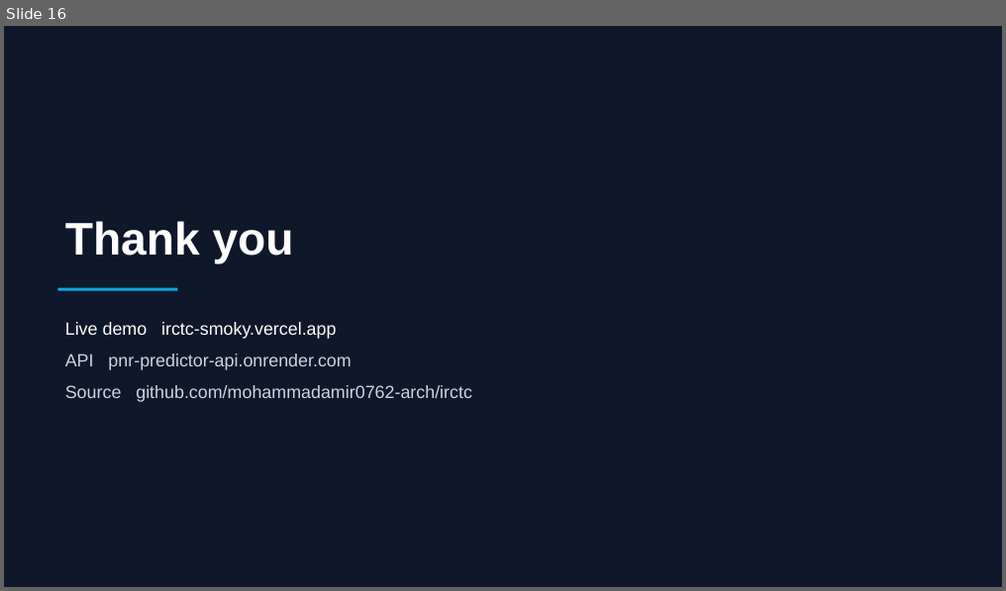
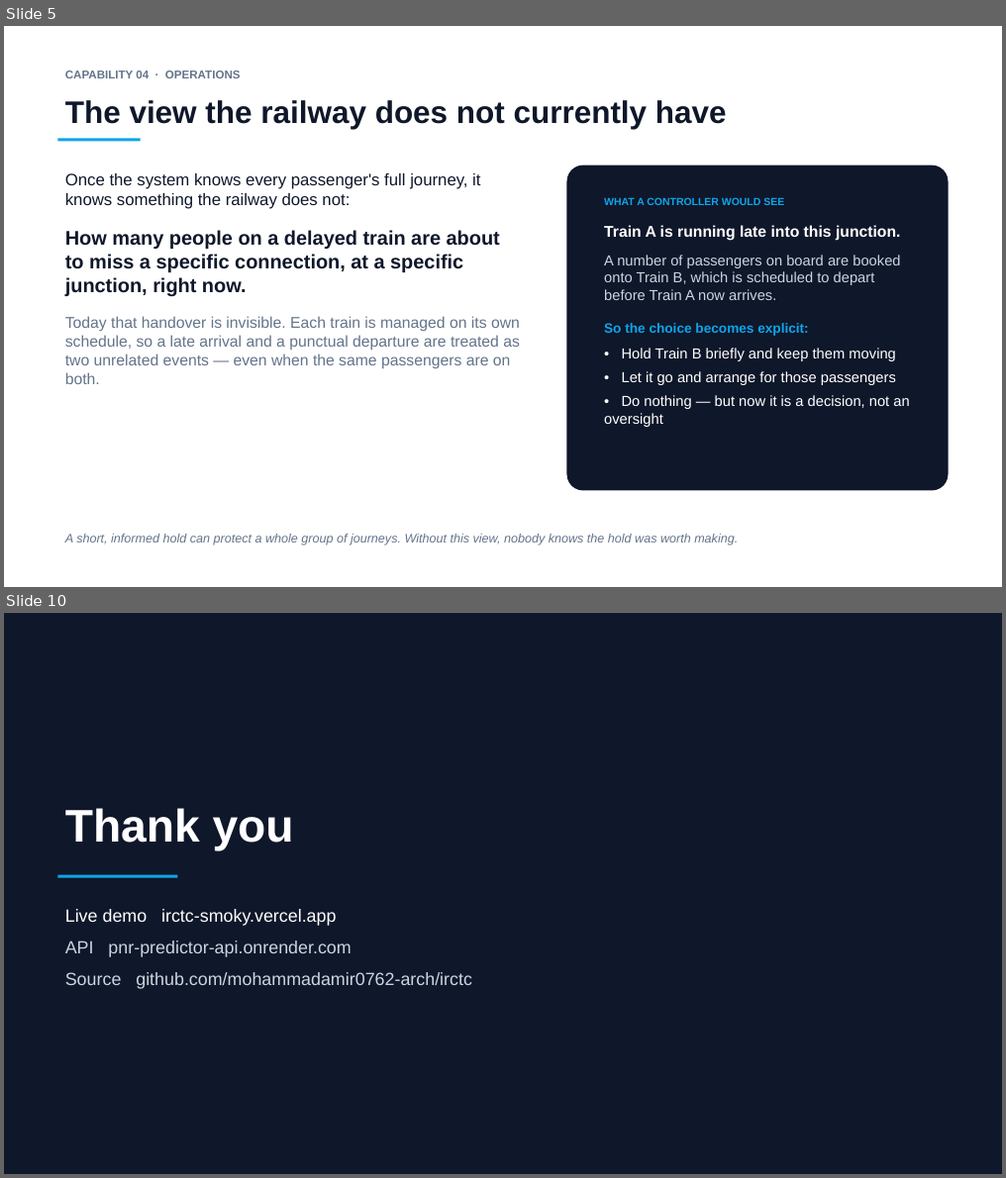
Before and after one commit to mohammadamir0762-arch/irctc, a slide deck: PS91_Presentation.pptx. Shown one above the other, each under a label of ours: slide 16 before the commit, slides 5 and 10 after it; the slides between them are not shown. The pictures are 1006x591 and 1006x1178 pixels, drawn with LibreOffice and Linux fonts; fonts in the diff are those of the drawing. Boxes give left, top, right and bottom in pixels: in the first picture for what was removed or moved away, otherwise in the second. Text is boxed around its words. In the diff, an @@ line names an element or a change of style, - is before the commit and + after.

Commit message:
rework presentation around one unified system

```diff
--- a/PS91_Presentation.pptx
+++ b/PS91_Presentation.pptx
@@ slide 5 added at [4,26,1002,587], background #FFFFFF @@
@@ text added at [65,71,241,78], 11 pt, text #64748B, bold @@
+CAPABILITY 04 · OPERATIONS
@@ text added at [65,100,727,129], 30 pt, text #0F172A, bold @@
+The view the railway does not currently have
@@ rectangle added at [57,138,141,141], fill #0EA5E9 @@
@@ text added at [65,174,520,384], 15 pt, text #0F172A @@
+Once the system knows every passenger's full journey, it knows something the railway does not:
+How many people on a delayed train are about to miss a specific connection, at a specific junction, right now.
+Today that handover is invisible. Each train is managed on its own schedule, so a late arrival and a punctual departure are treated as two unrelated events — even when the same passengers are on both.
@@ rounded rectangle added at [567,166,948,491], fill #0F172A @@
@@ text added at [604,197,909,427], 14 pt, text #FFFFFF @@
+WHAT A CONTROLLER WOULD SEE
+Train A is running late into this junction.
+A number of passengers on board are booked onto Train B, which is scheduled to depart before Train A now arrives.
+So the choice becomes explicit:
+• Hold Train B briefly and keep them moving
+• Let it go and arrange for those passengers
+• Do nothing — but now it is a decision, not an oversight
@@ text added at [65,534,738,546], 12 pt, text #64748B, italic @@
+A short, informed hold can protect a whole group of journeys. Without this view, nobody knows the hold was worth making.
@@ what was slide 16 is now slide 10 @@
```
Also in this commit, not shown: 4 slides changed, 4 other slides added, 11 slides removed, 1 other file.
